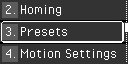
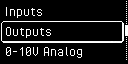
Layer changes from the first 128×64 image to the second:
painted on "Layer 5" over (125, 23, 128, 36)
removed layer "Motion Settings" over (21, 49, 116, 60)
renamed "Presets" to "0-10V Analog", painted on it over (6, 27, 82, 58)
removed layer "3." over (6, 27, 15, 36)
renamed "Homing" to "Outputs", painted on it over (6, 5, 61, 38)
removed layer "4." over (6, 49, 15, 58)
renamed "2." to "Inputs", painted on it over (6, 5, 42, 18)
removed layer "Layer 2 copy 2" (was 20%) over (2, 24, 18, 40)
removed layer "Layer 2 copy" (was 20%) over (2, 46, 18, 62)
removed layer "Layer 2" (was 20%) over (2, 2, 18, 18)
removed layer "Layer 1 copy 2" (was 20%) over (0, 44, 128, 64)
removed layer "Layer 1 copy" (was 20%) over (0, 22, 128, 42)
removed layer "Layer 1" (was 20%) over (0, 0, 128, 20)
